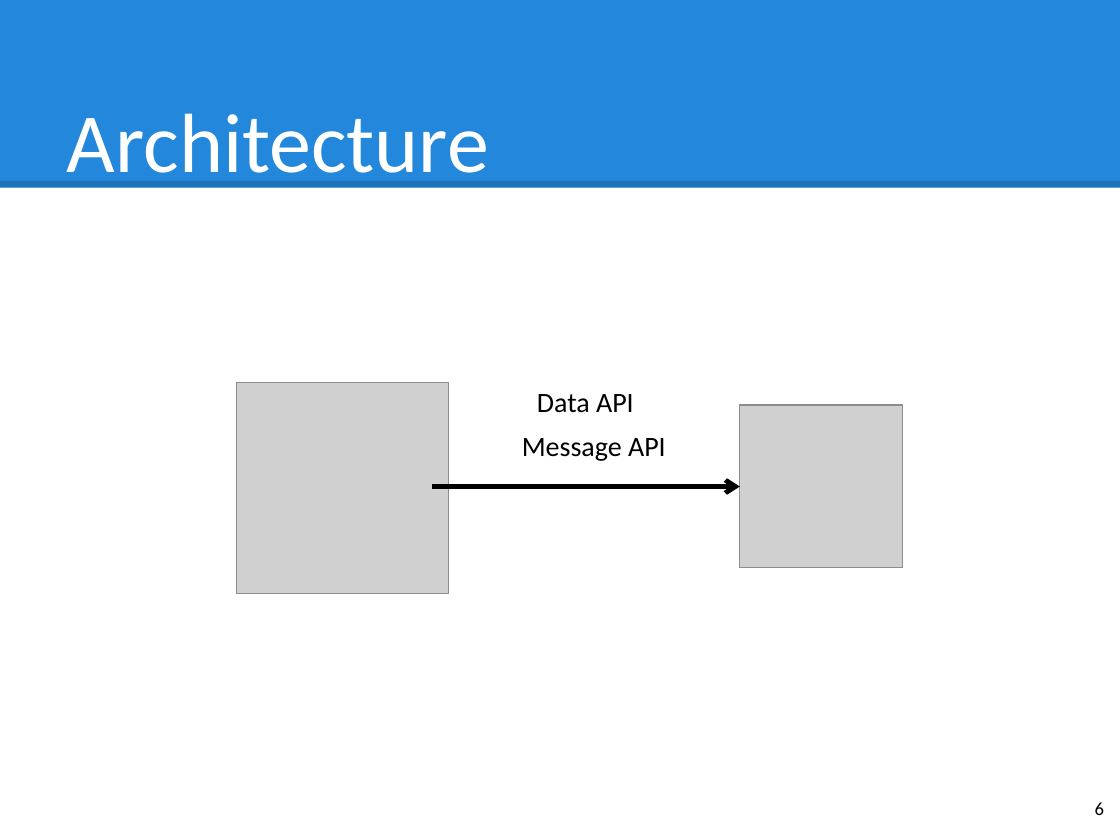
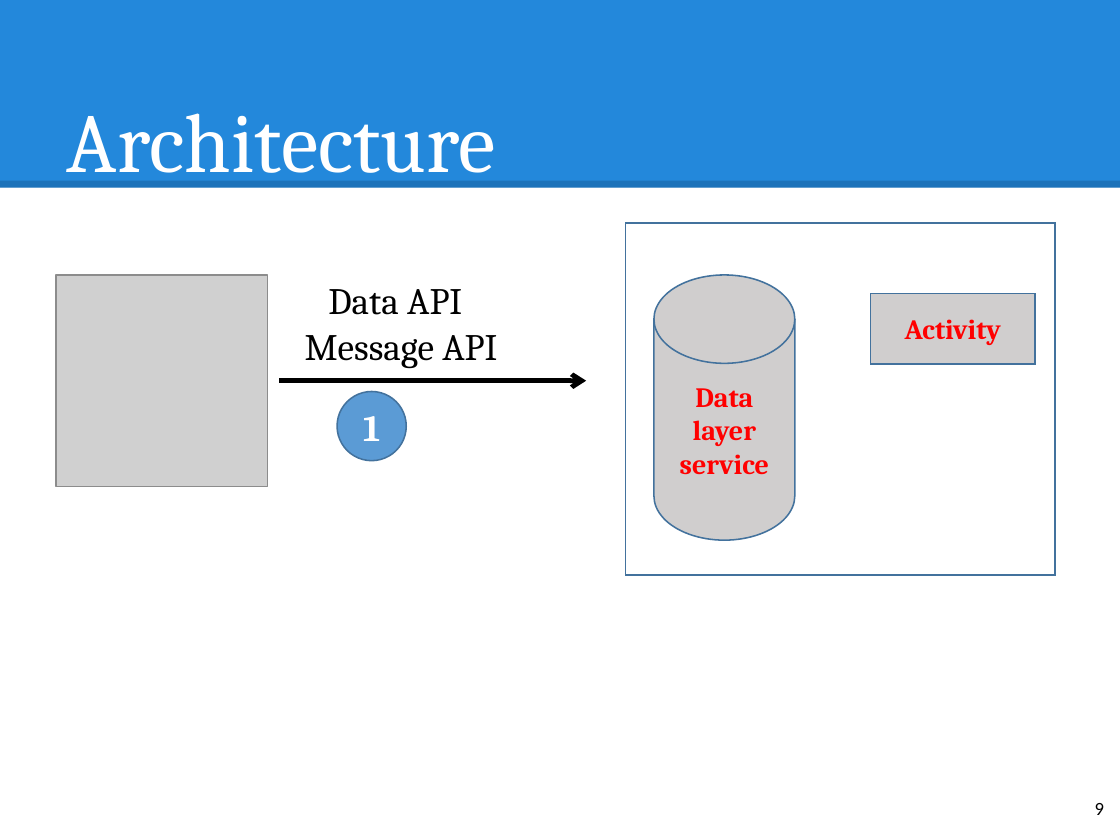
Before and after one commit to hqt/street-router, a slide deck: slide 9 of Document/presentation/nam/wear.pptx (slide 6 before the commit). Drawn at 1120x840 pixels with LibreOffice and Linux fonts; fonts in the diff are those of the drawing; grey boxes stand for pictures. Boxes give left, top, right and bottom in pixels: in the first picture for what was removed or moved away, otherwise in the second. Text is boxed around its words. In the diff, an @@ line names an element or a change of style, - is before the commit and + after.

```diff
--- a/Document/presentation/nam/wear.pptx
+++ b/Document/presentation/nam/wear.pptx
@@ text "Architecture" at bbox=[67, 113, 496, 190]: font Calibri to Cambria @@
@@ rectangle added at bbox=[626, 223, 1055, 575], outline #43739E 1 pt @@
@@ picture: place and size @@
-picture at bbox=[236, 382, 448, 594]
+picture at bbox=[56, 274, 268, 486]
@@ text "Data API": place and size @@
-text "Data API" at bbox=[537, 394, 634, 413]
+text "Data API" at bbox=[328, 289, 462, 315]
@@ text "Data API" at bbox=[328, 289, 462, 315]: size 18 to 24 pt, font Calibri to Cambria @@
@@ cylinder added at bbox=[654, 274, 795, 540], fill #D0CECE, outline #43739E 1 pt, 18 pt, text #FF0000, bold @@
+Data layer service
@@ rectangle added at bbox=[870, 293, 1035, 364], fill #D0CECE, outline #43739E 1 pt, 18 pt, text #FF0000, bold @@
+Activity
@@ text "Message API" at bbox=[305, 335, 497, 369]: size 18 to 24 pt, font Calibri to Cambria @@
@@ text "Message API": place and size @@
-text "Message API" at bbox=[522, 438, 666, 461]
+text "Message API" at bbox=[305, 335, 497, 369]
@@ arrow moved from (740, 486) - (432, 486) to (586, 381) - (279, 381) @@
@@ ellipse added at bbox=[337, 392, 407, 461], fill #5B9BD5, outline #43739E 1 pt, 24 pt, text #FFFFFF, bold @@
+1
@@ picture removed at bbox=[740, 405, 903, 568] @@
@@ page number at bbox=[1095, 803, 1104, 815]: text changed @@
-6
+9
```
Also in this commit, not shown: 5 other slides changed, 5 slides added, 1 slide removed.
